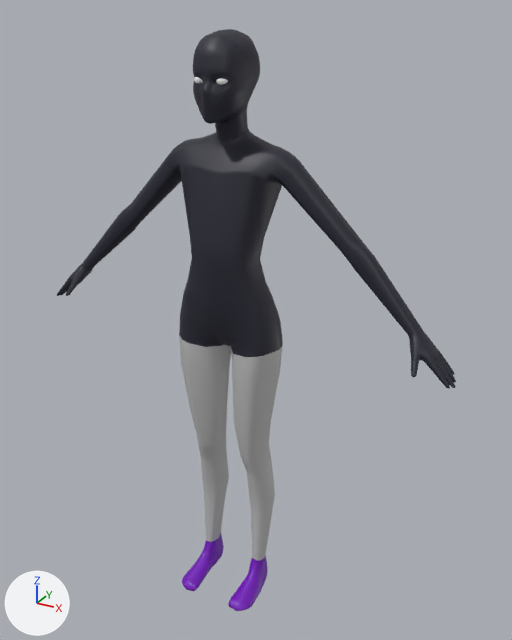
Renders of the FBX model PROJ/Assets/Scenes/DeveloperScenes/Sajid/RandomGrejer/SM_Gubbe_RiggedNew10Nov.fbx from each side of a commit.
The view is the same before and after, from a 50 mm camera at (9.95, -16.52, 18.01) aimed at (0.6, 0.47, 9.52). Every picture has the same lights, and +X, +Y and +Z are marked at lower left. Where no turn or scale is listed for an object, it has been applied to the vertices.

The first picture shows 'SM_Gubbe'.
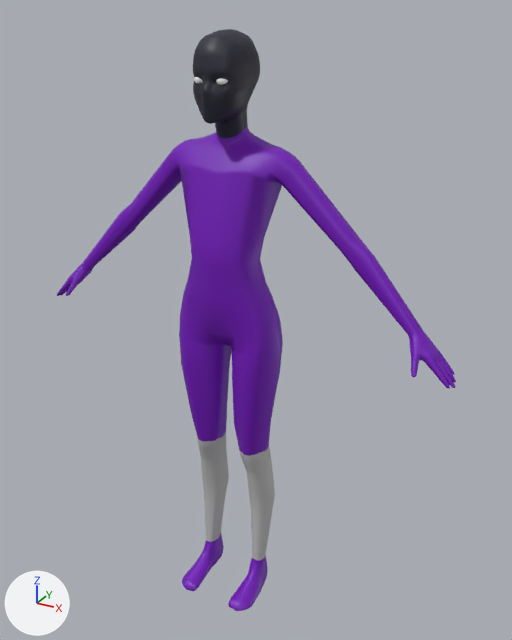
Changed parts and their boxes (x1, y1, x2, y2) in the pictures (512 x 640 px):
part 1 of me_mesh, recoloured: (57, 125, 456, 388) in both
part 2 of me_mesh, recoloured (grey to purple): (179, 335, 283, 456) in both

What the commit changed:
me_mesh has 3421 vertices, 3435 faces and spans x -6.7..6.7, y -1.6..1.1, z 0.0..17.5.
me_mesh is used by ob_sm_gubbe; location (0.0, 0.0, 0.0).
me_mesh part 1: 1968 of the faces centred in x -6.7..6.7, y -1.1..1.1, z 8.8..15.2 switch from mat_lambert8 (dark blue #252534) to mat_feet (purple #740abc).
me_mesh part 2: 93 of the faces centred in x -1.6..1.6, y -0.8..0.8, z 5.4..8.5 switch from mat_sm_gubbben (grey #bcbcbc) to mat_feet (purple #740abc).
